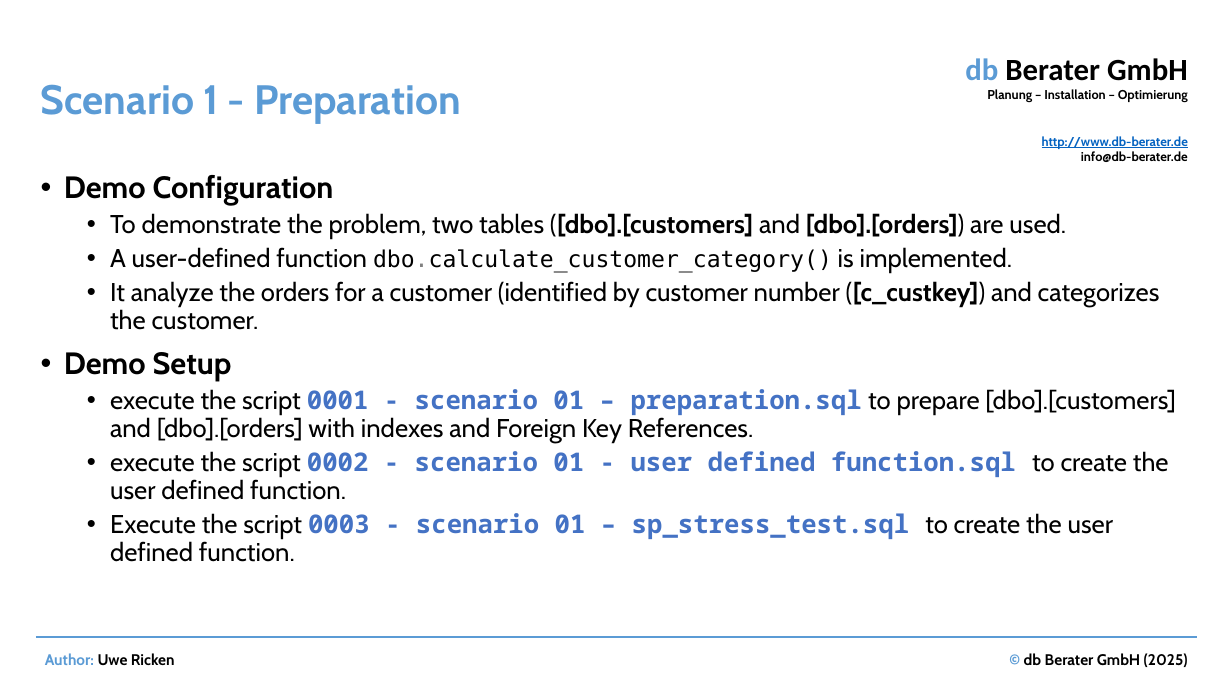
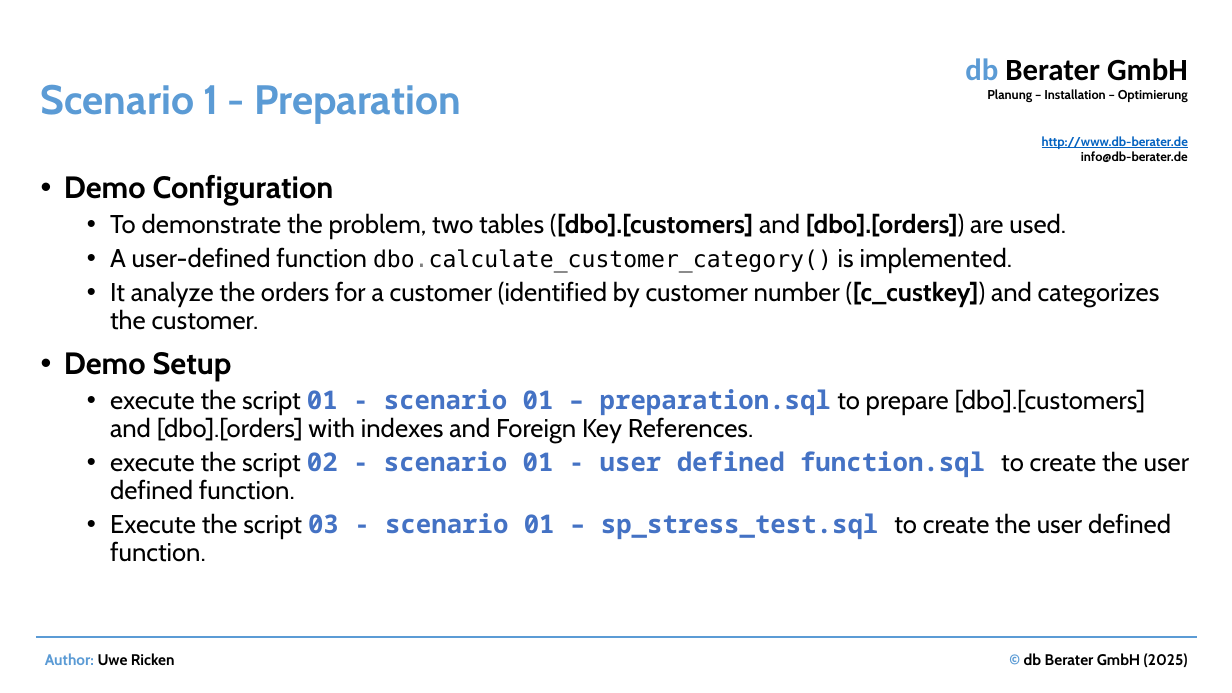
Before and after one commit to db-berater/speedup-your-sql-code, a slide deck: slide 18 of 01 - Documents and Preparation/Accelerate your T-SQL Code.ppt. Drawn at 1232x693 pixels with LibreOffice and Linux fonts; fonts in the diff are those of the drawing. Boxes give left, top, right and bottom in pixels: in the first picture for what was removed or moved away, otherwise in the second. Text is boxed around its words. In the diff, an @@ line names an element or a change of style, - is before the commit and + after.

```diff
--- a/01 - Documents and Preparation/Accelerate your T-SQL Code.ppt
+++ b/01 - Documents and Preparation/Accelerate your T-SQL Code.ppt
@@ text at <box>110,389,1189,562</box>: text changed @@
-  • execute the script 0001 - scenario 01 – preparation.sql to prepare [dbo].[customers] and [dbo].[orders] with indexes and Foreign Key References.
-  • execute the script 0002 - scenario 01 - user defined function.sql to create the user defined function.
-  • Execute the script 0003 - scenario 01 – sp_stress_test.sql to create the user defined function.
+  • execute the script 01 - scenario 01 – preparation.sql to prepare [dbo].[customers] and [dbo].[orders] with indexes and Foreign Key References.
+  • execute the script 02 - scenario 01 - user defined function.sql to create the user defined function.
+  • Execute the script 03 - scenario 01 – sp_stress_test.sql to create the user defined function.
```
Also in this commit, not shown: 4 other files.
